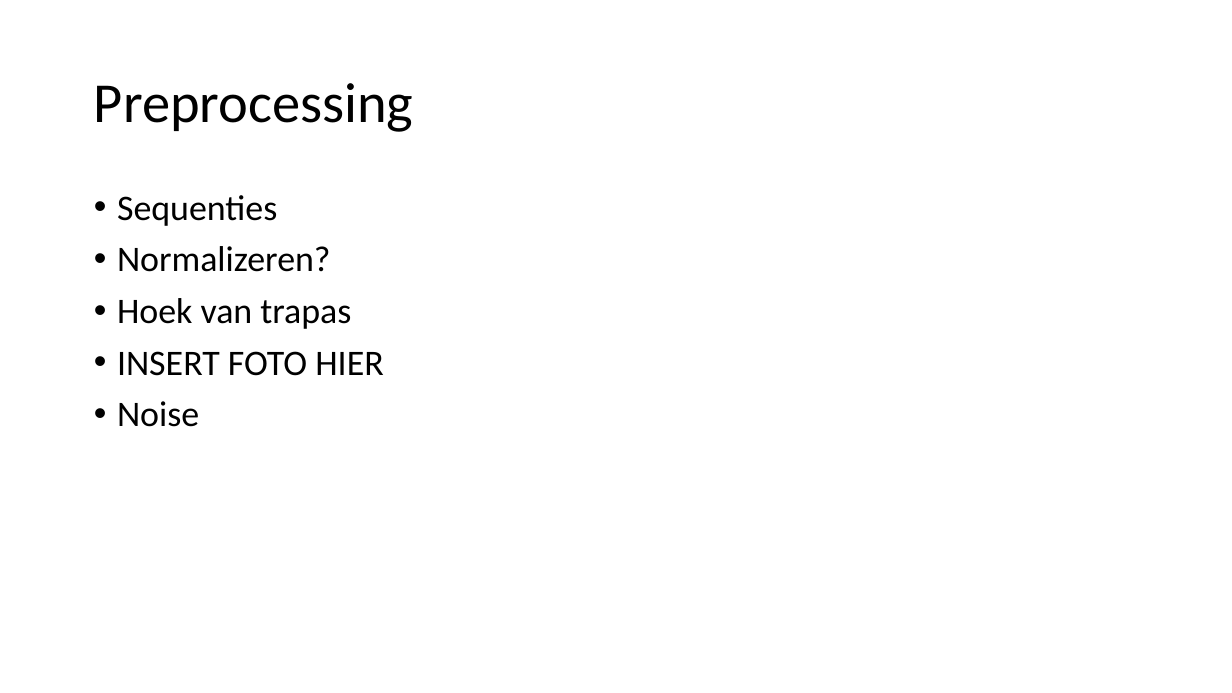
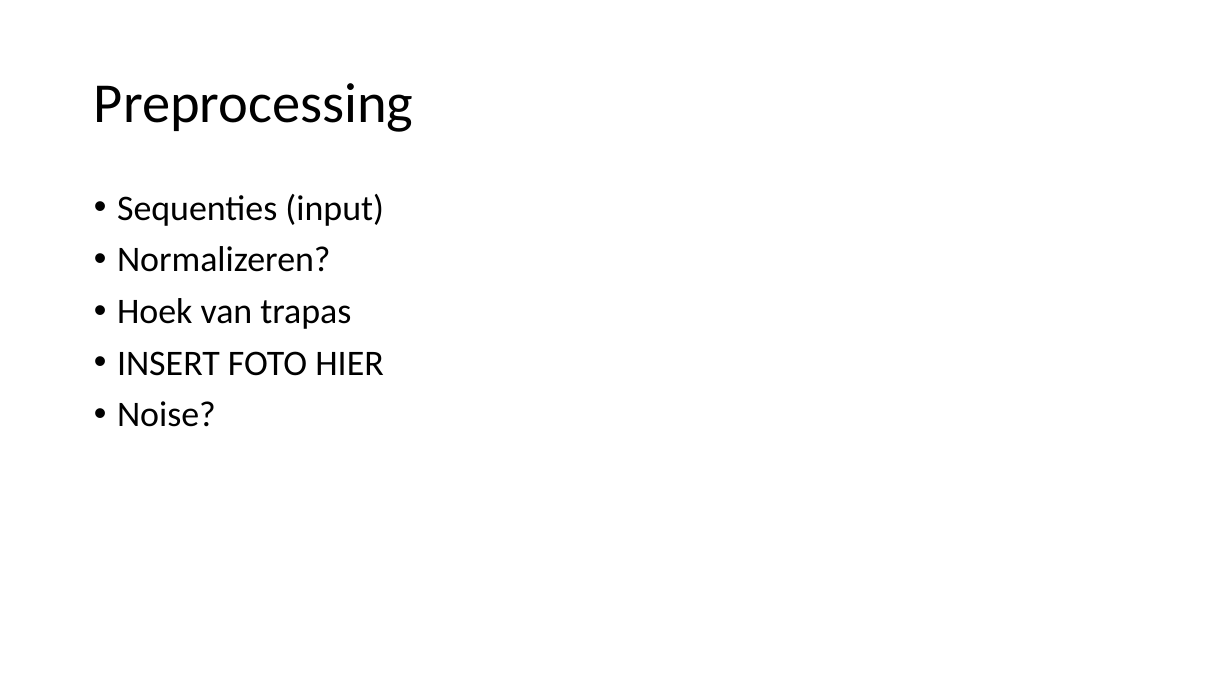
Before and after one commit to TooCools/Masterproef, a slide deck: slide 7 of Real-Time Cadansaanpassing in een Automatische Fietstransmissie.pptx (slide 5 before the commit). Drawn at 1232x693 pixels with LibreOffice and Linux fonts; fonts in the diff are those of the drawing. Boxes give left, top, right and bottom in pixels: in the first picture for what was removed or moved away, otherwise in the second. Text is boxed around its words. In the diff, an @@ line names an element or a change of style, - is before the commit and + after.

```diff
--- a/Real-Time Cadansaanpassing in een Automatische Fietstransmissie.pptx
+++ b/Real-Time Cadansaanpassing in een Automatische Fietstransmissie.pptx
@@ text at [117,194,384,226]: text changed @@
-• Sequenties
+• Sequenties (input)
@@ text at [117,401,216,427]: text changed @@
-• Noise
+• Noise?
```
Also in this commit, not shown: 4 other slides changed, 2 slides added.
